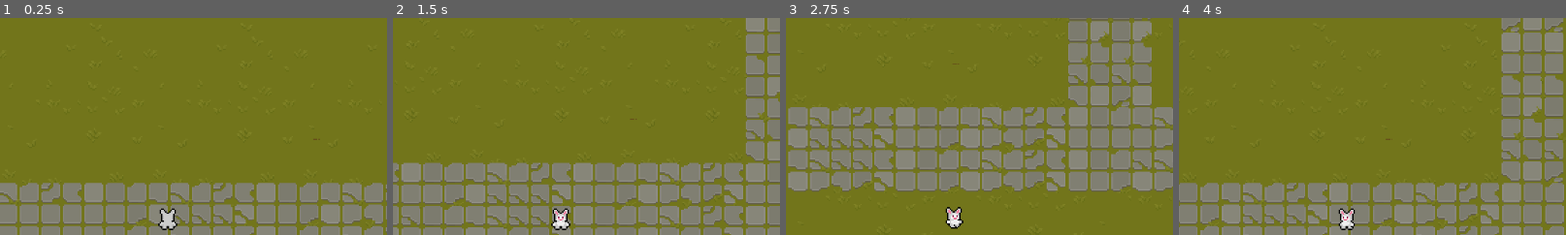
Above: before the commit, frames 1-4 (left to right).
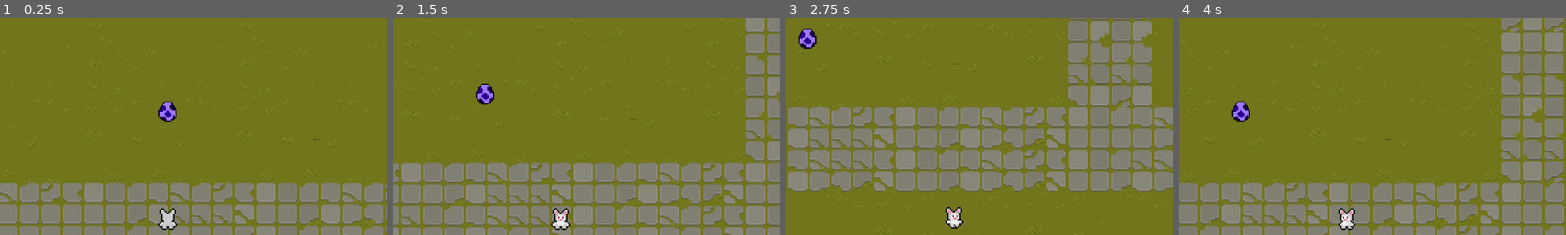
Above: after the commit, the same moments.

Repository: anywherecreative/gotdot-solo
Game: Godot game, scene res://main.tscn
The game is run twice, just before and just after one commit, with the same random seed, the same clock (stepped at 60 frames per second) and the same inputs.
Inputs:
- Up to frame 1 (0.25 s): no input
- Up to frame 2 (1.5 s): tap Enter at 0.5 s; hold Right 0.53-1.28 s; tap Space at 0.77 s; hold Down from 1.28 s (still down)
- Up to frame 3 (2.75 s): tap Space at 1.52 s; release Down at 2.03 s; hold Right from 2.03 s (still down)
- Up to frame 4 (4 s): release Right at 2.78 s; hold Up 2.78-3.53 s; tap Space at 3.02, 3.77 s; hold Left from 3.53 s (still down)
The pictures show only the part of the screen within x 25-74%, y 7-57%; the shares and areas given below are measured in that part.

The runs differ from the first frame. In frame 1, 0.4% of the frame differs, in the area x 40-46%, y 38-48%; in frame 2, 0.4%, in the area x 21-27%, y 30-40%; in frame 3, 0.4%; in frame 4, 0.4%.

Commit message:
added egg sprite with animation and added score functions

Diff:
--- a/Scripts/Character.gd
+++ b/Scripts/Character.gd
@@ -3,6 +3,8 @@
 var move_speed : float = 75
 var current_direction : String = "right"
 var is_looping : bool = true
+
+var eggs_collected = 0
 
 @onready var _animated_sprite = $AnimatedSprite2D
 
@@ -44,3 +46,6 @@
 			_animated_sprite.stop()
 
 	move_and_slide()
+
+func found_egg() :
+	eggs_collected+=1
--- /dev/null
+++ b/Scripts/PurpleEgg.gd
@@ -0,0 +1,20 @@
+extends Area2D
+
+@onready var _animated_sprite = $AnimatedSprite2D
+
+# Called when the node enters the scene tree for the first time.
+func _ready():
+	_animated_sprite.play("idle")
+
+
+# Called every frame. 'delta' is the elapsed time since the previous frame.
+func _process(delta):
+	pass
+
+
+
+
+func _on_body_entered(body):
+	if body.is_in_group("Player"):
+		body.found_egg()
+		queue_free()
--- a/main.tscn
+++ b/main.tscn
@@ -1,10 +1,13 @@
-[gd_scene load_steps=53 format=3 uid="uid://cj747jxqhj6rg"]
+[gd_scene load_steps=58 format=3 uid="uid://cj747jxqhj6rg"]
 
 [ext_resource type="Texture2D" uid="uid://bbfadog2exprm" path="res://Sprites/Tiles/tiles_grass.png" id="1_w2vl2"]
 [ext_resource type="Texture2D" uid="uid://bo507glb0k343" path="res://Sprites/Tiles/tiles_plants.png" id="2_g3n7k"]
 [ext_resource type="Script" path="res://Scripts/Character.gd" id="3_bgnv0"]
 [ext_resource type="Texture2D" uid="uid://bbvl5ftxtguud" path="res://Sprites/Tiles/Bunny/s5-2-bunnny-Sheet - walk.png" id="3_p81ku"]
 [ext_resource type="Texture2D" uid="uid://6uclmrmk1jho" path="res://Sprites/Tiles/Bunny/s5-2-bunnny-Sheet - attack.png" id="4_b3283"]
+[ext_resource type="Texture2D" uid="uid://c2jjjgkd0tjj6" path="res://Sprites/Tiles/Eggs/violet idle/yiolet idle 1.png" id="6_yj44n"]
+[ext_resource type="Texture2D" uid="uid://clci6pnaunswd" path="res://Sprites/Tiles/Eggs/violet idle/yiolet idle 2.png" id="7_or2bs"]
+[ext_resource type="Script" path="res://Scripts/PurpleEgg.gd" id="8_ida2t"]
 
 [sub_resource type="TileSetAtlasSource" id="TileSetAtlasSource_mw3oy"]
 texture = ExtResource("1_w2vl2")
@@ -1948,6 +1951,30 @@
 "speed": 5.0
 }]
 
+[sub_resource type="SpriteFrames" id="SpriteFrames_ao06o"]
+animations = [{
+"frames": [{
+"duration": 1.0,
+"texture": ExtResource("6_yj44n")
+}, {
+"duration": 1.0,
+"texture": ExtResource("6_yj44n")
+}, {
+"duration": 1.0,
+"texture": ExtResource("7_or2bs")
+}, {
+"duration": 1.0,
+"texture": ExtResource("7_or2bs")
+}],
+"loop": true,
+"name": &"idle",
+"speed": 5.0
+}]
+
+[sub_resource type="CapsuleShape2D" id="CapsuleShape2D_0miav"]
+radius = 265.48
+height = 530.961
+
 [node name="Node2D" type="Node2D"]
 
 [node name="GroundTiles" type="TileMap" parent="."]
@@ -1960,7 +1987,7 @@
 format = 2
 layer_0/tile_data = PackedInt32Array(-196610, 1441792, 11, -589807, 1179648, 4, -524271, 1179648, 5, -458735, 1179648,  …(3987 unchanged characters)…
 
-[node name="Character" type="CharacterBody2D" parent="."]
+[node name="Character" type="CharacterBody2D" parent="." groups=["Player"]]
 position = Vector2(-129, 11)
 script = ExtResource("3_bgnv0")
 
@@ -1975,3 +2002,20 @@
 position = Vector2(257, -11)
 offset = Vector2(-235, 0)
 zoom = Vector2(2, 2)
+
+[node name="PurpleEgg" type="Area2D" parent="."]
+script = ExtResource("8_ida2t")
+
+[node name="AnimatedSprite2D" type="AnimatedSprite2D" parent="PurpleEgg"]
+position = Vector2(-129, -69)
+scale = Vector2(0.0263672, 0.0263672)
+sprite_frames = SubResource("SpriteFrames_ao06o")
+animation = &"idle"
+frame_progress = 0.265178
+
+[node name="CollisionShape2D" type="CollisionShape2D" parent="PurpleEgg"]
+position = Vector2(-129, -68)
+scale = Vector2(0.0263672, 0.0263672)
+shape = SubResource("CapsuleShape2D_0miav")
+
+[connection signal="body_entered" from="PurpleEgg" to="PurpleEgg" method="_on_body_entered"]
Binary file added: Sprites/Tiles/Eggs/blue idle/blue idle 1.png
Not shown, added: Sprites/Tiles/Eggs/blue idle/blue idle 1.png.import
Binary file added: Sprites/Tiles/Eggs/blue idle/blue idle 2.png
Not shown, added: Sprites/Tiles/Eggs/blue idle/blue idle 2.png.import
Binary file added: Sprites/Tiles/Eggs/green idle/animation0.png
Not shown, added: Sprites/Tiles/Eggs/green idle/animation0.png.import
Binary file added: Sprites/Tiles/Eggs/green idle/animation1.png
Not shown, added: Sprites/Tiles/Eggs/green idle/animation1.png.import
Binary file added: Sprites/Tiles/Eggs/pink idle/sprite_0.png
Not shown, added: Sprites/Tiles/Eggs/pink idle/sprite_0.png.import
Binary file added: Sprites/Tiles/Eggs/pink idle/sprite_1.png
Not shown, added: Sprites/Tiles/Eggs/pink idle/sprite_1.png.import
(and 8 more such lines)
